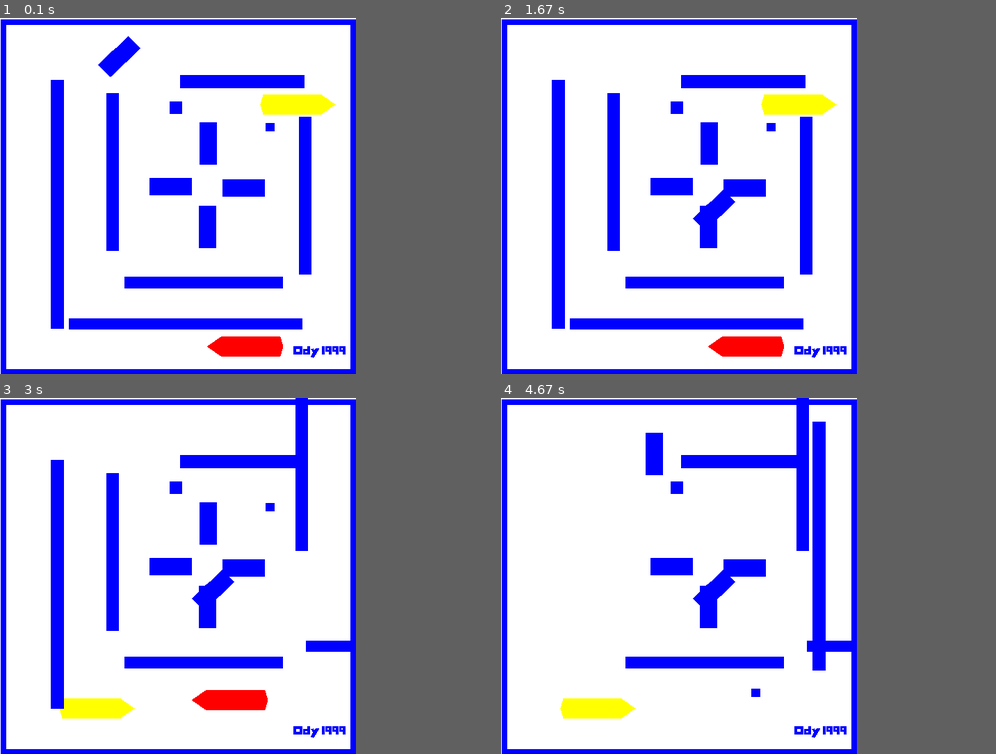
Above: before the commit, frames 1-4 (two rows, left to right).
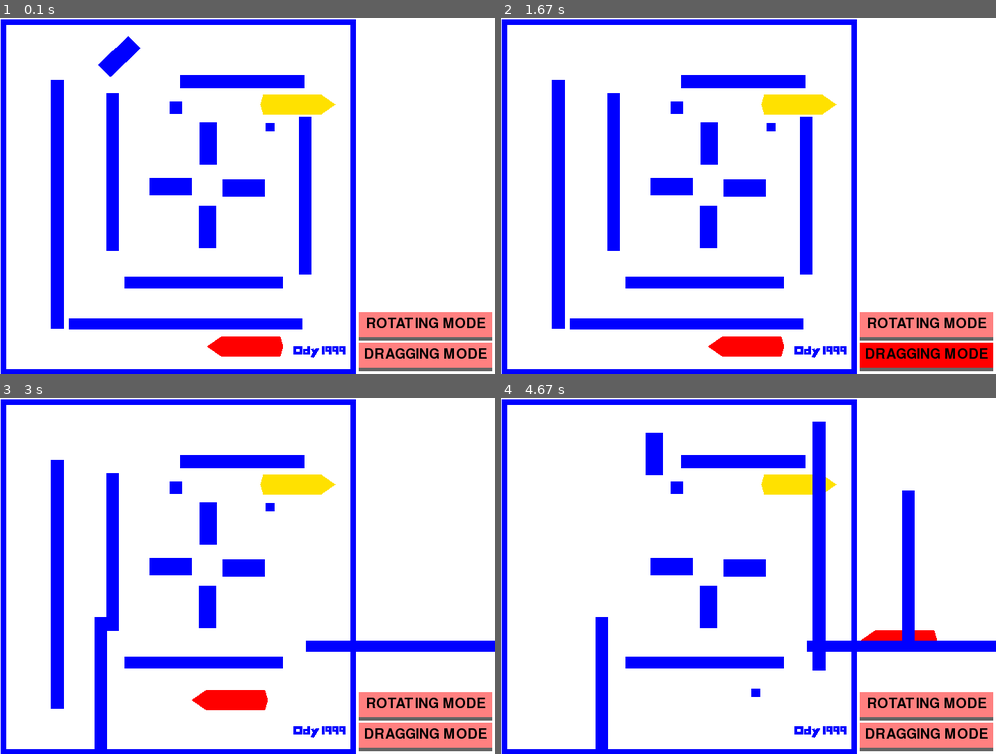
Above: after the commit, the same moments.

Repository: yuanhenglee/Motion-Planning-with-Pygame
Game: pygame game, started from BFPGame/run.py
Same seed, same stepped clock (60 frames per second), same inputs: the game is played once before the commit and once after it.
Inputs (mouse positions are in pixels of both pictures, inside the frame that each line leads up to):
- Up to frame 1 (0.1 s): no input
- Up to frame 2 (1.67 s): press the mouse at (619, 57) at 0.37 s; move the mouse to (738, 71) at 0.47 s; release the mouse at (857, 85) at 0.6 s; click (926, 324) at 0.72 s, where only the run after the commit has a clickable "ROTATING MODE"; press the mouse at (857, 85) at 1.03 s; move the mouse to (783, 146) at 1.13 s; release the mouse at (713, 210) at 1.27 s; click (926, 356) at 1.38 s, where only the run after the commit has a clickable "DRAGGING MODE"
- Up to frame 3 (3 s): press the mouse at (183, 704) at 1.7 s; move the mouse to (301, 675) at 1.8 s; release the mouse at (420, 647) at 1.93 s; press the mouse at (306, 576) at 2.03 s; move the mouse to (301, 522) at 2.13 s; release the mouse at (301, 472) at 2.27 s; press the mouse at (297, 483) at 2.37 s; move the mouse to (198, 597) at 2.47 s; release the mouse at (99, 707) at 2.6 s; press the mouse at (242, 725) at 2.7 s; move the mouse to (237, 711) at 2.8 s; release the mouse at (227, 700) at 2.93 s
- Up to frame 4 (4.67 s): press the mouse at (560, 583) at 3.03 s; move the mouse to (689, 565) at 3.13 s; release the mouse at (817, 543) at 3.27 s; press the mouse at (768, 504) at 3.37 s; move the mouse to (763, 597) at 3.47 s; release the mouse at (753, 693) at 3.6 s; press the mouse at (708, 522) at 3.7 s; move the mouse to (679, 487) at 3.8 s; release the mouse at (654, 451) at 3.93 s; press the mouse at (614, 551) at 4.03 s; move the mouse to (758, 561) at 4.13 s; release the mouse at (906, 568) at 4.27 s; press the mouse at (728, 700) at 4.37 s; move the mouse to (812, 668) at 4.47 s; release the mouse at (897, 640) at 4.6 s
In our replay, the window is 512x512 before the commit and 712x512 after it. These sizes can differ from the game's own. Grey fills any space a smaller window leaves; there, only what the larger window draws over its background counts as a difference.

The runs differ from the first frame. In frame 1, 5.1% of the frame differs, in the area x 52-100%, y 21-100%; in frame 2, 5.3%; in frame 3, 8.5%; in frame 4, 9.8%, in the area x 11-100%, y 0-100%.

Commit message:
complete rotation

Diff:
--- a/BFPGame/color.py
+++ b/BFPGame/color.py
@@ -10,7 +10,8 @@
 GREEN = (0, 255, 0)
 BLUE = (0, 0, 255)
 
-YELLOW = (255, 255, 0)
+YELLOW = (255, 225, 0)
 
 BLACK = (0, 0, 0)
 WHITE = (255, 255, 255)
+GREY = (100, 100, 100)
--- /dev/null
+++ b/BFPGame/globals.py
@@ -0,0 +1 @@
+mode = 'drag'
--- /dev/null
+++ b/BFPGame/gui.py
@@ -0,0 +1,59 @@
+import pygame
+from color import *
+
+
+class Button:
+
+    def __init__(self, text, width, height, pos, elevation, operation, color=RED):
+        self.operation = operation
+        self.default_color = color
+        self.gui_font = pygame.font.Font(None, 30)
+        # Core attributes
+        self.pressed = False
+        self.elevation = elevation
+        self.dynamic_elecation = elevation
+        self.original_y_pos = pos[1]
+
+        # top rectangle
+        self.top_rect = pygame.Rect(pos, (width, height))
+        self.top_color = greyed_out(color)
+
+        # bottom rectangle
+        self.bottom_rect = pygame.Rect(pos, (width, height))
+        self.bottom_color = GREY
+        # text
+        self.text_surf = self.gui_font.render(
+            text=text, antialias=True, color=BLACK)
+        self.text_rect = self.text_surf.get_rect(center=self.top_rect.center)
+
+    def draw(self, screen):
+        # elevation logic
+        self.top_rect.y = self.original_y_pos - self.dynamic_elecation
+        self.text_rect.center = self.top_rect.center
+
+        self.bottom_rect.midtop = self.top_rect.midtop
+        self.bottom_rect.height = self.top_rect.height + self.dynamic_elecation
+
+        pygame.draw.rect(screen, self.bottom_color,
+                         self.bottom_rect)
+        pygame.draw.rect(screen, self.top_color,
+                         self.top_rect)
+        screen.blit(self.text_surf, self.text_rect)
+        self.check_click()
+
+    def check_click(self):
+        mouse_pos = pygame.mouse.get_pos()
+        if self.top_rect.collidepoint(mouse_pos):
+            self.top_color = self.default_color
+            if pygame.mouse.get_pressed()[0]:
+                self.dynamic_elecation = 0
+                self.pressed = True
+                self.operation()
+            else:
+                self.dynamic_elecation = self.elevation
+                if self.pressed == True:
+                    # print('click')
+                    self.pressed = False
+        else:
+            self.dynamic_elecation = self.elevation
+            self.top_color = greyed_out(self.default_color)
--- a/BFPGame/polygon.py
+++ b/BFPGame/polygon.py
@@ -32,10 +32,10 @@
                 return True
         return False
 
-    def set_drag(self):
+    def set_moving(self):
         self.color = greyed_out(self.default_color)
 
-    def reset_drag(self):
+    def reset_moving(self):
         self.color = self.default_color
 
     def __repr__(self):
--- a/BFPGame/run.py
+++ b/BFPGame/run.py
@@ -3,6 +3,8 @@
 import utils
 from color import *
 import polygon
+import gui
+import globals
 
 import pygame
 from pygame.locals import QUIT
@@ -15,11 +17,24 @@
     pygame.display.update()
 
 
+def set_mode_drag():
+    globals.mode = 'drag'
+    # print("SET DRAG")
+
+
+def set_mode_rotate():
+    globals.mode = 'rotate'
+    # print("SET ROTATION")
+
+
 pygame.init()
-gameDisplay = pygame.display.set_mode(utils.world2Canvas((128, 0)))
+gameDisplay = pygame.display.set_mode(
+    (178*utils.multiplier, 128*utils.multiplier))
+pygame.display.set_caption('BFP Demo')
 running = True
 dragging_obj = None
 dragging_obj_start_pos = (0, 0)
+dragging_obj_start_rotation = 0
 dragging_mouse_start_pos = (0, 0)
 
 robots, obstacles = initialize(gameDisplay)
@@ -27,46 +42,57 @@
 for r in robots:
     all_objects.add(r.robot_init)
     all_objects.add(r.robot_goal)
+all_dragging_objects = set(all_objects)
+
+# x: 128+200
+# Y: 128 = 20*6
+# button size: 192, 36
+# button space: 200, 40
+
+
+all_objects.add(gui.Button('DRAGGING MODE', 192, 36,
+                utils.world2Canvas((129, 10)), 5, set_mode_drag))
+all_objects.add(gui.Button('ROTATING MODE', 192, 36,
+                utils.world2Canvas((129, 21)), 5, set_mode_rotate))
+# all_objects.add(gui.Button('TEST BUTTON', 192, 36,
+#                 utils.world2Canvas((129, 32)), 5, set_mode_drag))
 
 
 while running:
     for event in pygame.event.get():
         if event.type == pygame.locals.QUIT:
             running = False
-        #Drag & drop
+        # Drag & drop
         elif event.type == pygame.MOUSEBUTTONDOWN:
             mousePosition = pygame.mouse.get_pos()
             # print(f"{mousePosition=}")
             # print(f"{utils.canvas2World(mousePosition)=}")
-            for polygon in all_objects:
+            for polygon in all_dragging_objects:
                 if polygon.contain(utils.canvas2World(mousePosition)):
                     dragging_obj_start_pos = polygon.config.position
+                    dragging_obj_start_rotation = polygon.config.rotation
                     dragging_mouse_start_pos = mousePosition
-                    polygon.set_drag()
+                    polygon.set_moving()
                     dragging_obj = polygon
                     break
-            # if dragging_obj == None:
-            #     for polygon in obstacles:
-            #         if polygon.contain(utils.canvas2World(mousePosition)):
-            #             dragging_obj_start_pos = polygon.config.position
-            #             dragging_mouse_start_pos = mousePosition
-            #             polygon.set_drag()
-            #             dragging_obj = polygon
-            #             break
         elif dragging_obj != None:
             if event.type == pygame.MOUSEBUTTONUP:
-                dragging_obj.reset_drag()
+                dragging_obj.reset_moving()
                 dragging_obj = None
 
             elif event.type == pygame.MOUSEMOTION:
                 mousePosition = pygame.mouse.get_pos()
-                movement = utils.formVector(utils.canvas2World(
-                    dragging_mouse_start_pos), utils.canvas2World(mousePosition))
-                new_pos = dragging_obj_start_pos[0] + \
-                    movement[0], dragging_obj_start_pos[1] + movement[1]
-                # print(f"{dragging_mouse_start_pos=}{mousePosition=}")
-                # print(f"{dragging_obj_start_pos=}{new_pos=}")
-                dragging_obj.config.set_config(position=new_pos)
+
+                if globals.mode == 'drag':
+                    movement = utils.formVector(utils.canvas2World(
+                        dragging_mouse_start_pos), utils.canvas2World(mousePosition))
+                    new_pos = dragging_obj_start_pos[0] + \
+                        movement[0], dragging_obj_start_pos[1] + movement[1]
+                    dragging_obj.config.set_config(position=new_pos)
+                elif globals.mode == 'rotate':
+                    new_rotation = utils.mouse2Rotation(
+                        dragging_mouse_start_pos, mousePosition, dragging_obj.convex[0].abs_vertices[0]) + dragging_obj_start_rotation
+                    dragging_obj.config.set_config(rotation=new_rotation)
                 dragging_obj.update_abs_vertices()
                 lastMousePosition = mousePosition
 
--- a/BFPGame/utils.py
+++ b/BFPGame/utils.py
@@ -26,6 +26,14 @@
     yr = math.sin(angle)*(v[0]-center[0]) + \
         math.cos(angle)*(v[1]-center[1]) + center[1]
     return xr, yr
+
+
+def mouse2Rotation(v1, v2, center):
+    vector1 = formVector(center, v1)
+    vector2 = formVector(center, v2)
+    theta = math.atan2(vector2[1], vector2[0]) - \
+        math.atan2(vector1[1], vector1[0])
+    return math.degrees(theta)
 
 
 def to_abs_pos(config, vertice):
@@ -61,6 +69,5 @@
 
 
 if __name__ == '__main__':
-    print(
-        convexContains([(0, 0), (5, 0), (5, 5), (0, 5)], (1, 6))
-    )
+
+    print(mouse2Rotation((1, 0), (-1, -1), (0, 0)))
